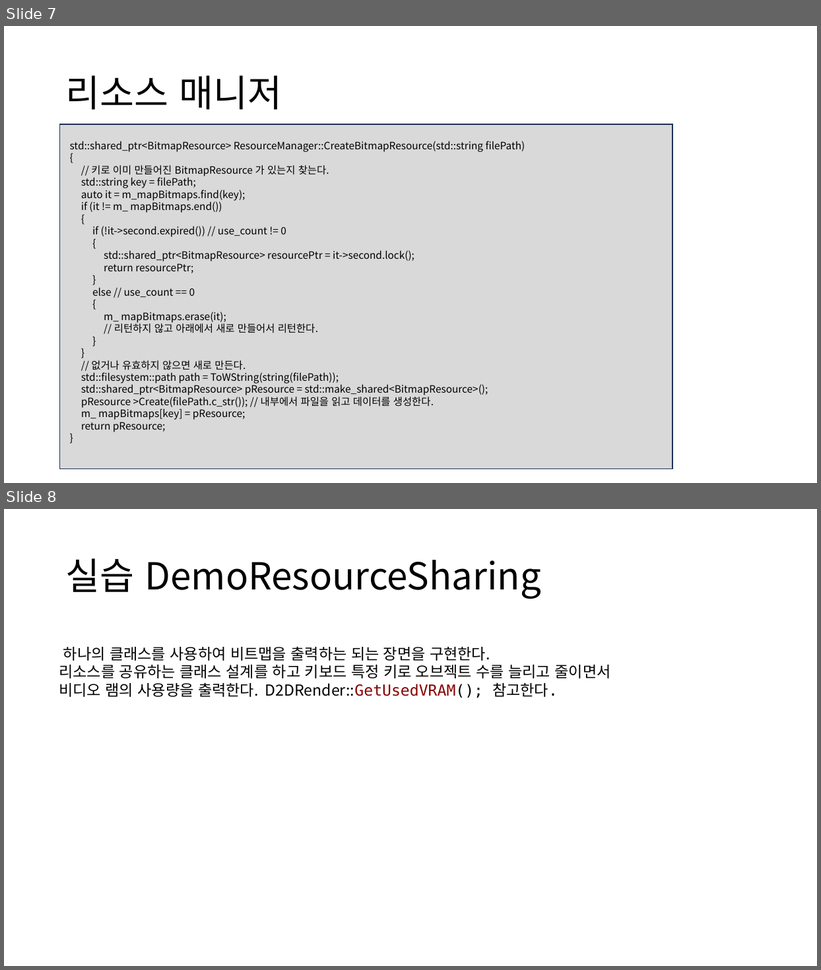
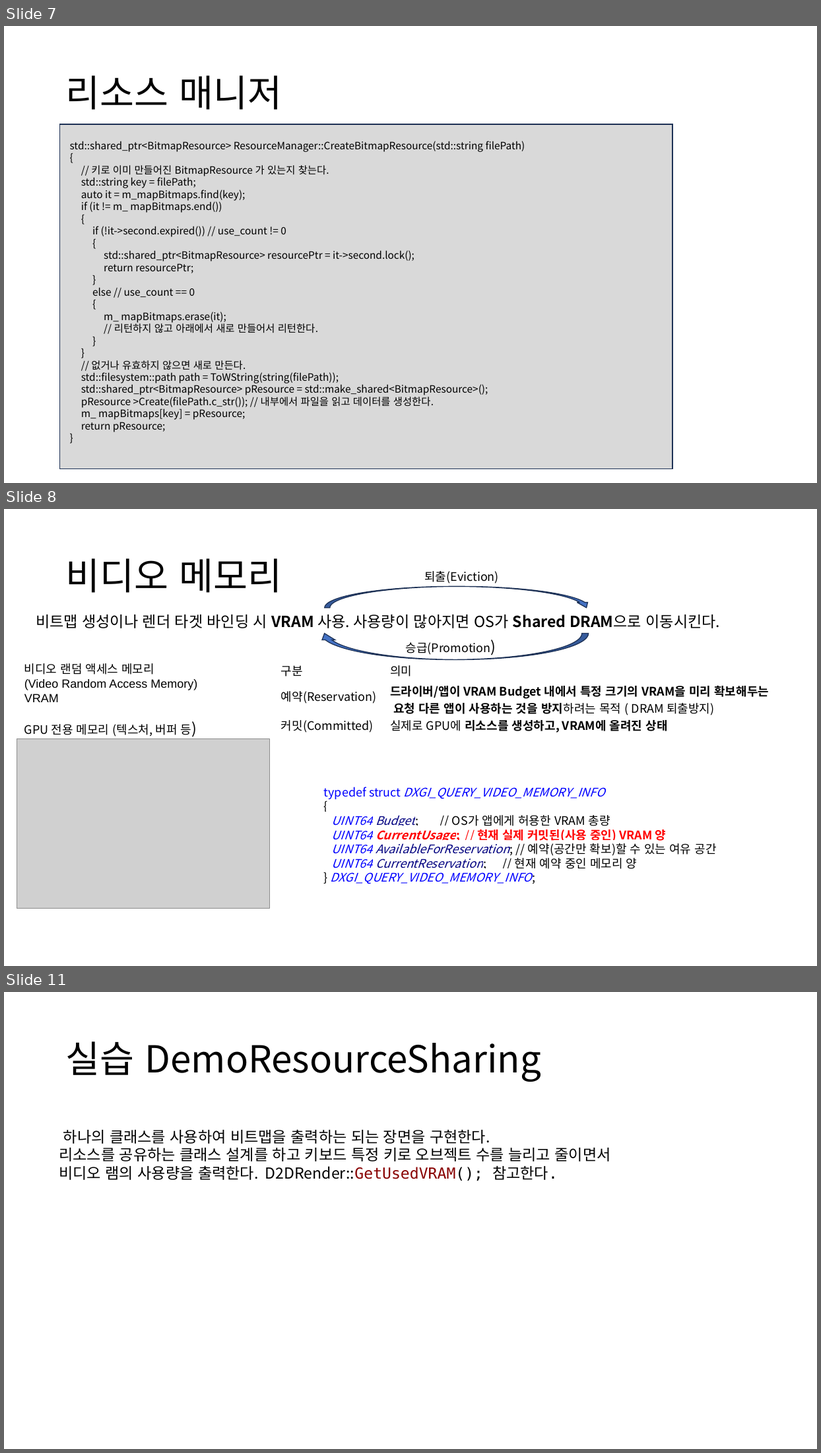
Before and after one commit to ldw9981/Direct2D_1.4, a slide deck: ppt/자원공유.pptx. Shown one above the other, each under a label of ours: slides 7 and 8 before the commit, slides 7, 8 and 11 after it; the slides between them are not shown. The pictures are 821x970 and 821x1453 pixels, drawn with LibreOffice and Linux fonts; fonts in the diff are those of the drawing; grey boxes stand for pictures. Boxes give left, top, right and bottom in pixels: in the first picture for what was removed or moved away, otherwise in the second. Text is boxed around its words. In the diff, an @@ line names an element or a change of style, - is before the commit and + after.

```diff
--- a/ppt/자원공유.pptx
+++ b/ppt/자원공유.pptx
@@ slide 8 added at bbox=[4, 509, 817, 966], background #FFFFFF @@
@@ title added at bbox=[66, 559, 283, 593], 44 pt, text #000000 @@
+비디오 메모리
@@ curved up arrow added at bbox=[325, 586, 592, 608], fill #4472C4, outline #1E3256 1 pt @@
@@ text added at bbox=[424, 571, 499, 584], 14 pt, text #000000 @@
+퇴출(Eviction)
@@ text added at bbox=[36, 615, 721, 628], 18 pt, text #000000 @@
+비트맵 생성이나 렌더 타겟 바인딩 시 VRAM 사용. 사용량이 많아지면 OS가 Shared DRAM으로 이동시킨다.
@@ curved down arrow added at bbox=[318, 634, 589, 659], fill #4472C4, outline #1E3256 1 pt @@
@@ text added at bbox=[406, 642, 491, 655], 14 pt, text #000000 @@
+승급(Promotion)
@@ text added at bbox=[24, 663, 197, 737], 14 pt, text #000000 @@
+비디오 랜덤 액세스 메모리
+(Video Random Access Memory)
+VRAM
+GPU 전용 메모리 (텍스처, 버퍼 등)
@@ table added at bbox=[275, 658, 811, 735], 3 rows, 2 columns @@
+구분 | 의미
+예약(Reservation) | 드라이버/앱이 VRAM Budget 내에서 특정 크기의 VRAM을 미리 확보해두는 / 요청 다른 앱이 사용하는 것을 방지하려는 목적 ( DRAM 퇴출방지)
+커밋(Committed) | 실제로 GPU에 리소스를 생성하고, VRAM에 올려진 상태
@@ picture added at bbox=[17, 739, 270, 909] @@
@@ text added at bbox=[324, 787, 717, 885], 14 pt, text #0000FF, italic @@
+typedef struct DXGI_QUERY_VIDEO_MEMORY_INFO
+{
+UINT64 Budget; // OS가 앱에게 허용한 VRAM 총량
+UINT64 CurrentUsage; // 현재 실제 커밋된(사용 중인) VRAM 양
+UINT64 AvailableForReservation; // 예약(공간만 확보)할 수 있는 여유 공간
+UINT64 CurrentReservation; // 현재 예약 중인 메모리 양
+} DXGI_QUERY_VIDEO_MEMORY_INFO;
@@ what was slide 8 is now slide 11 @@
```
Also in this commit, not shown: 2 other slides added.
